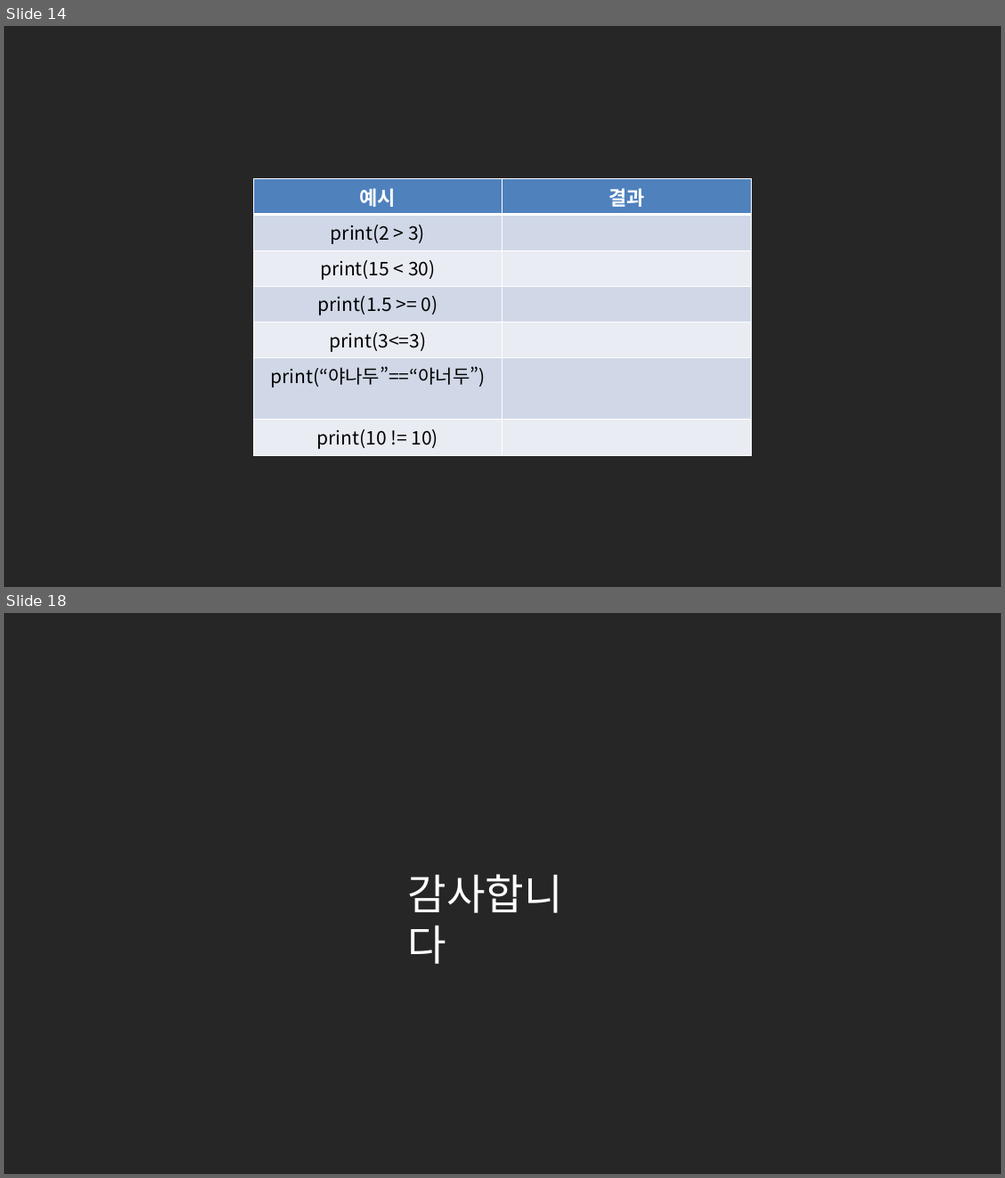
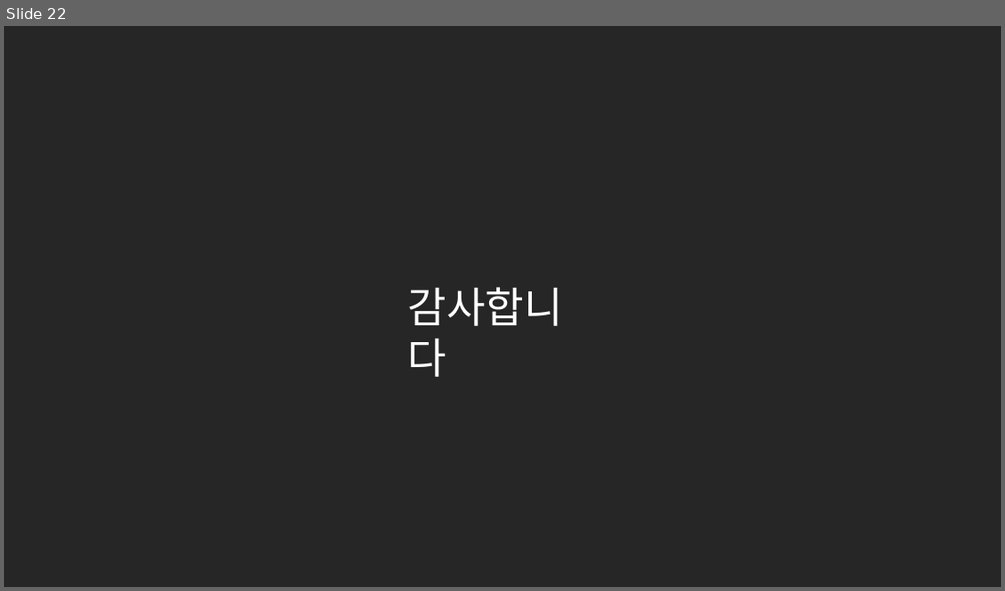
Before and after one commit to kwonkijun/python, a slide deck: 파이썬기초(PPT)/NEW_2021버전/파이썬 기초 7강_리스트.pptx. Shown one above the other, each under a label of ours: slides 14 and 18 before the commit, slide 22 after it; the slides between them are not shown. The pictures are 1005x1178 and 1005x591 pixels, drawn with LibreOffice and Linux fonts; fonts in the diff are those of the drawing. Boxes give left, top, right and bottom in pixels: in the first picture for what was removed or moved away, otherwise in the second. Text is boxed around its words. In the diff, an @@ line names an element or a change of style, - is before the commit and + after.

```diff
--- a/파이썬기초(PPT)/NEW_2021버전/파이썬 기초 7강_리스트.pptx
+++ b/파이썬기초(PPT)/NEW_2021버전/파이썬 기초 7강_리스트.pptx
@@ slide 14 removed at (4, 26, 1001, 587), background #262626 @@
@@ table removed at (253, 178, 751, 452), 7 rows, 2 columns @@
-예시 | 결과
-print(2 > 3) | 
-print(15 < 30) | 
-print(1.5 >= 0) | 
-print(3<=3) | 
-print(“야나두”==“야너두”) | 
-print(10 != 10) | 
@@ what was slide 18 is now slide 22 @@
```
Also in this commit, not shown: 20 slides added, 15 other slides removed, 4 other files.
